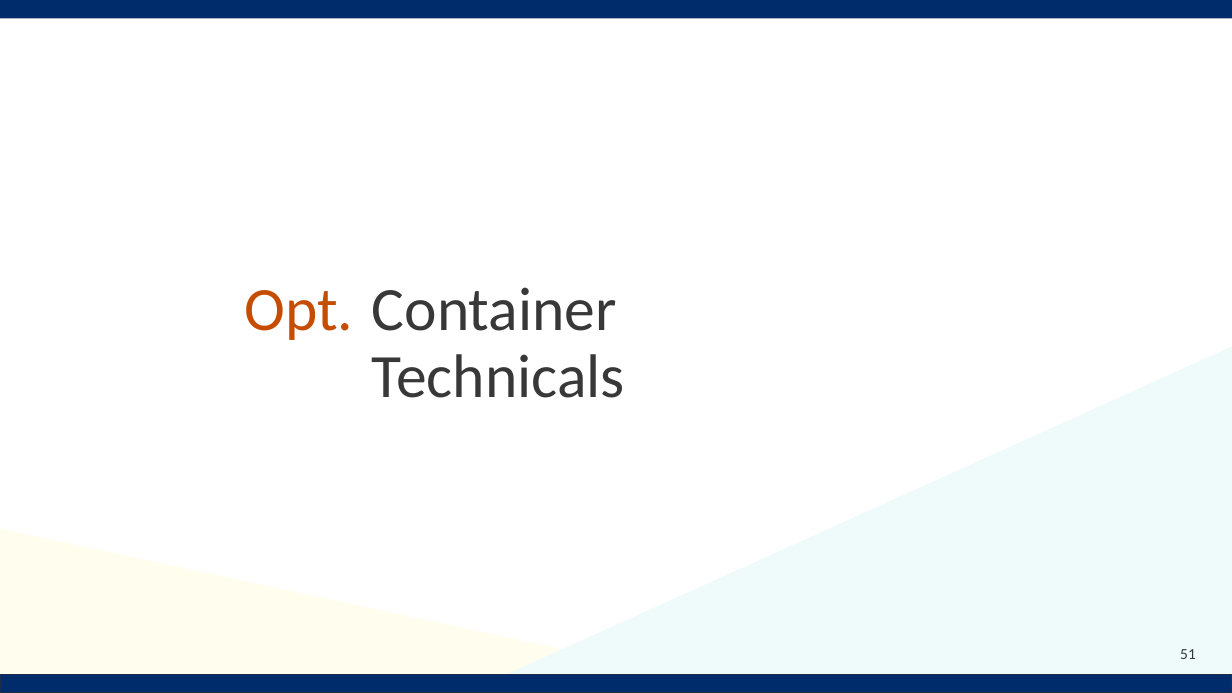
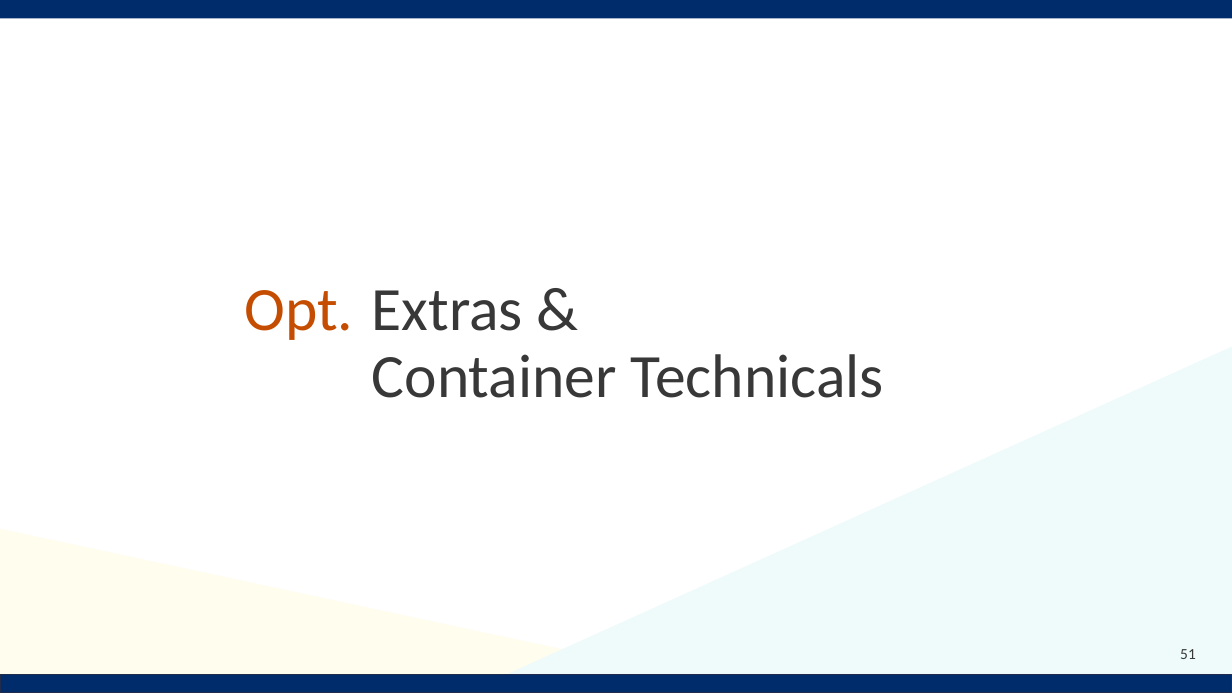
Before and after one commit to Notalib/workshop-containerisation, a slide deck: slide 51 of Containerisation_workshop.pptx. Drawn at 1232x693 pixels with LibreOffice and Linux fonts; fonts in the diff are those of the drawing; background and template pictures are left out. Boxes give left, top, right and bottom in pixels: in the first picture for what was removed or moved away, otherwise in the second. Text is boxed around its words. In the diff, an @@ line names an element or a change of style, - is before the commit and + after.

```diff
--- a/Containerisation_workshop.pptx
+++ b/Containerisation_workshop.pptx
@@ text at [372, 290, 884, 398]: text changed @@
-Container Technicals
+Extras &
+Container Technicals
```
Also in this commit, not shown: 1 other slide changed.
